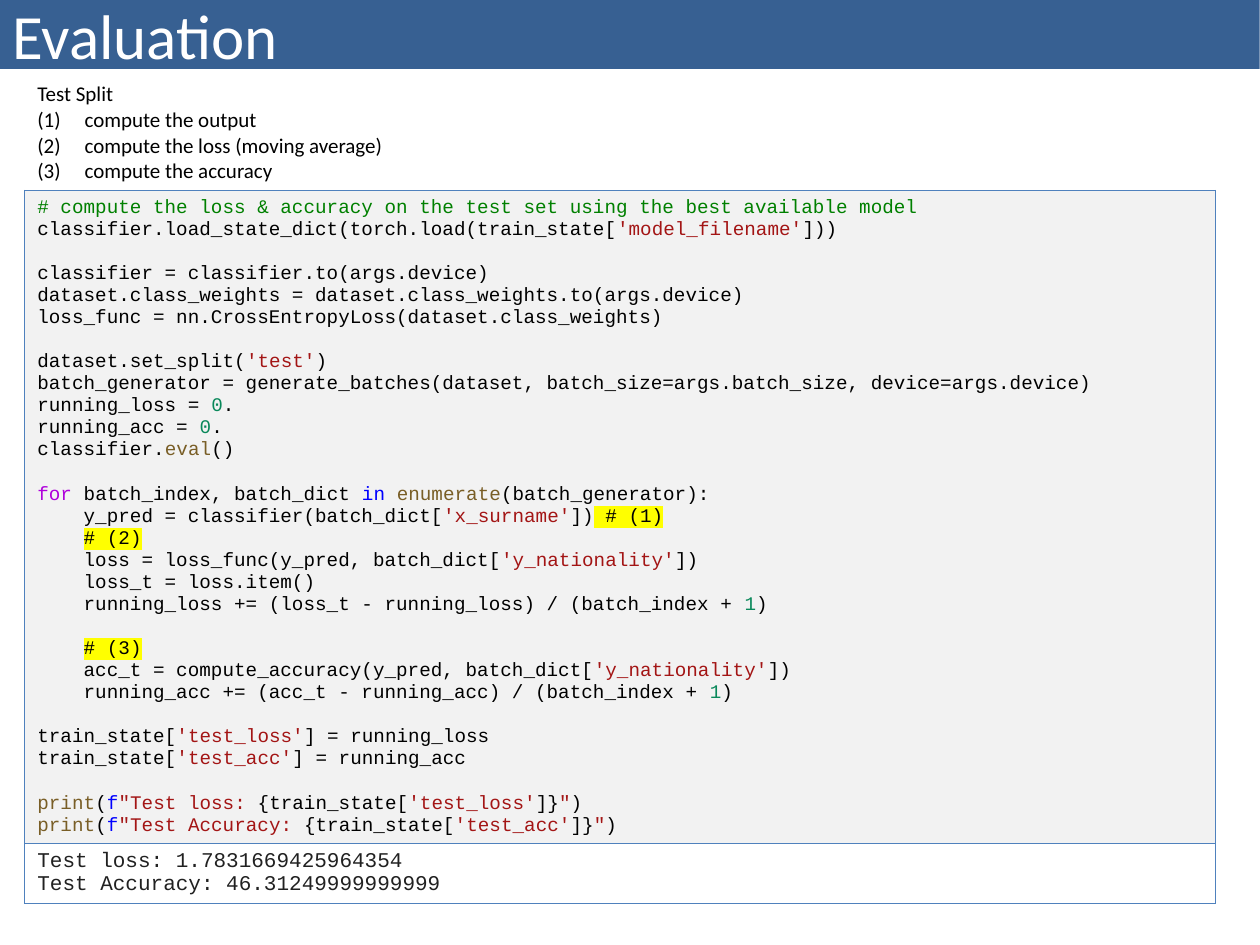
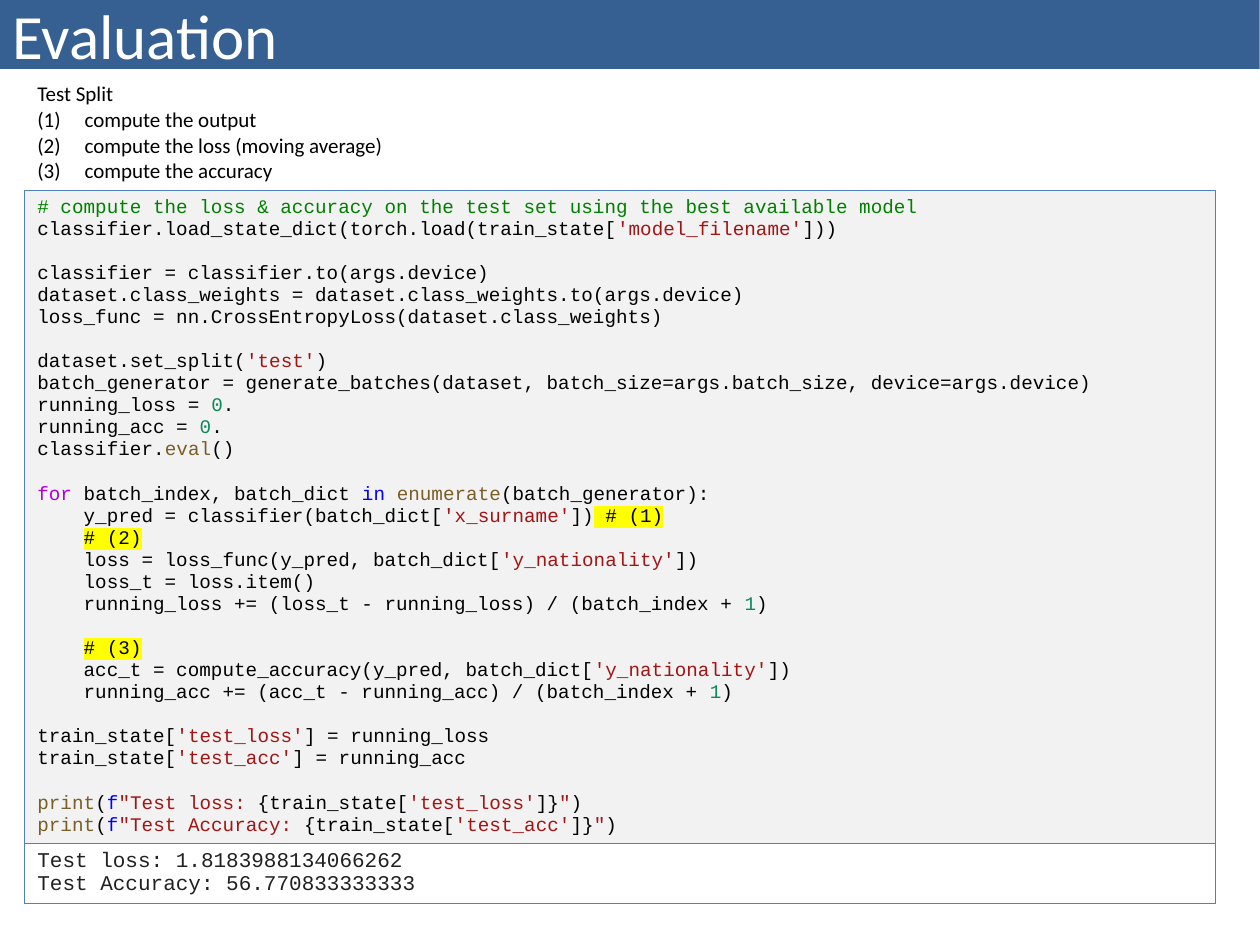
Before and after one commit to bzitko/nlp_repo, a slide deck: slide 16 of slides/nlp p03 feed forward networks/nlp p03.5 surname classification cnn.pptx (slide 21 before the commit). Drawn at 1260x945 pixels with LibreOffice and Linux fonts; fonts in the diff are those of the drawing. Boxes give left, top, right and bottom in pixels: in the first picture for what was removed or moved away, otherwise in the second. Text is boxed around its words. In the diff, an @@ line names an element or a change of style, - is before the commit and + after.

```diff
--- a/slides/nlp p03 feed forward networks/nlp p03.5 surname classification cnn.pptx
+++ b/slides/nlp p03 feed forward networks/nlp p03.5 surname classification cnn.pptx
@@ table at (25,76,1216,935) @@
-row 3, column 1: Test loss: 1.7831669425964354 / Test Accuracy: 46.31249999999999
+row 3, column 1: Test loss: 1.8183988134066262 / Test Accuracy: 56.770833333333
```
Also in this commit, not shown: 7 other slides changed, 8 slides removed, 7 other files.
